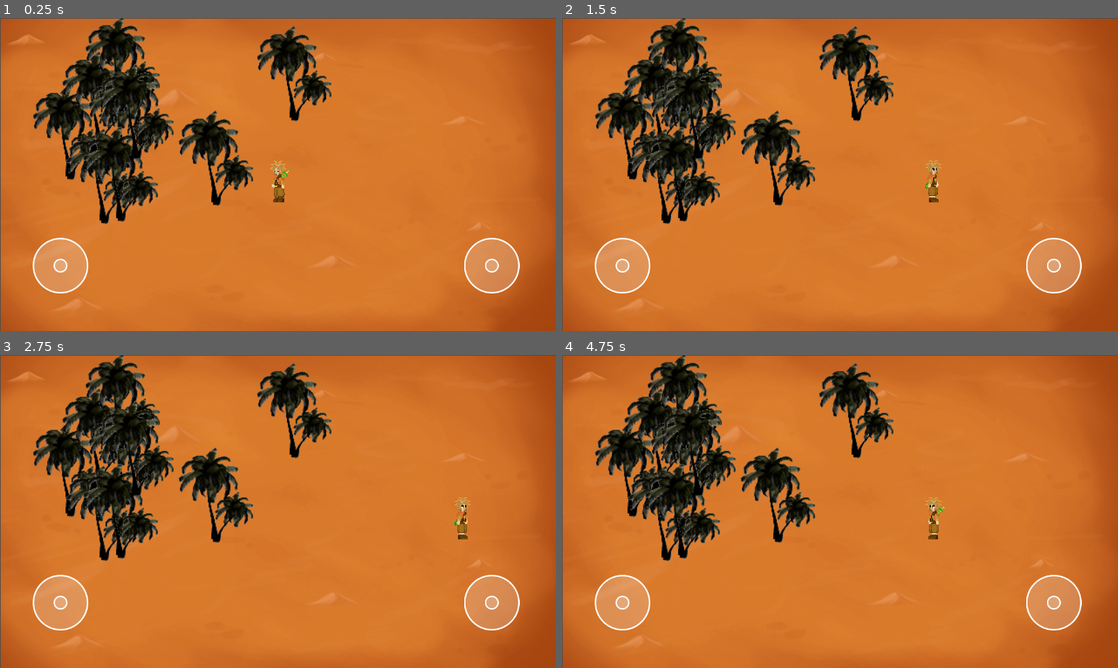
Above: before the commit, frames 1-4 (two rows, left to right).
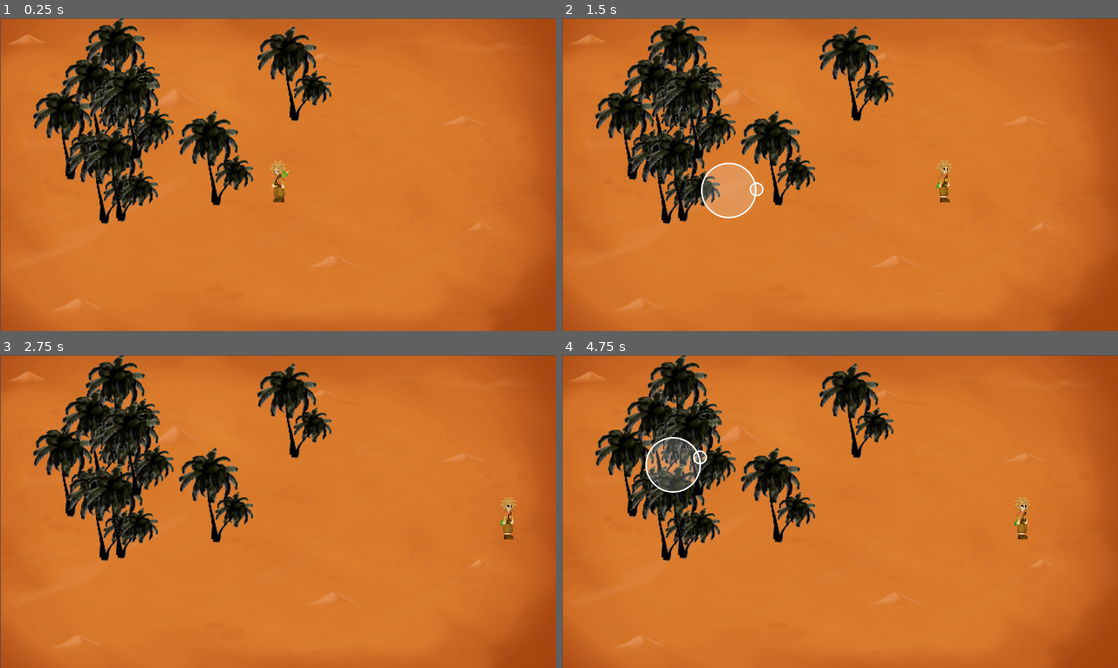
Above: after the commit, the same moments.

Repository: gswashburn/Analog-Stick-Demo
Game: Godot game, scene res://game.tscn
The game is run twice, just before and just after one commit, with the same random seed, the same clock (stepped at 60 frames per second) and the same inputs.
Inputs (mouse positions are in pixels of both pictures, inside the frame that each line leads up to):
- Up to frame 1 (0.25 s): no input
- Up to frame 2 (1.5 s): tap Enter at 0.5 s; move the mouse to (962, 158) at 0.52 s; hold Right (ui_right) 0.53-1.25 s; click (962, 158) at 0.67 s; drag from (728, 190) to (934, 183) at 1.27 s
- Up to frame 3 (2.75 s): move the mouse to (333, 442) at 2.02 s; hold Right (ui_right) from 2.03 s (still down)
- Up to frame 4 (4.75 s): release Right (ui_right) at 2.75 s; drag from (812, 574) to (634, 473) at 2.77 s; tap Space at 3.5 s; move the mouse to (1006, 558) at 3.52 s; hold Left (ui_left) 3.53-4.25 s; drag from (673, 464) to (856, 414) at 4.27 s

The runs differ from the first frame. In frame 1, 2.8% of the frame differs, in the area x 5-94%, y 70-88%; in frame 2, 4.7%; in frame 3, 3.3%; in frame 4, 4.7%, in the area x 5-94%, y 26-88%.
Error before the commit: Parse Error: Parse error: Spaces used before tabs on a line (res://analog/analog.gd:69)

Commit message:
Update analog.gd
Removed a space between tabs

Diff:
--- a/analog/analog.gd
+++ b/analog/analog.gd
@@ -66,7 +66,7 @@
 			var length = (global_position - Vector2(event.position.x, event.position.y)).length_squared();
 			return length < squaredHalfSizeLength
 	else:
-	 	return false
+		return false
 
 func isActive():
 	return currentPointerIDX != INACTIVE_IDX
